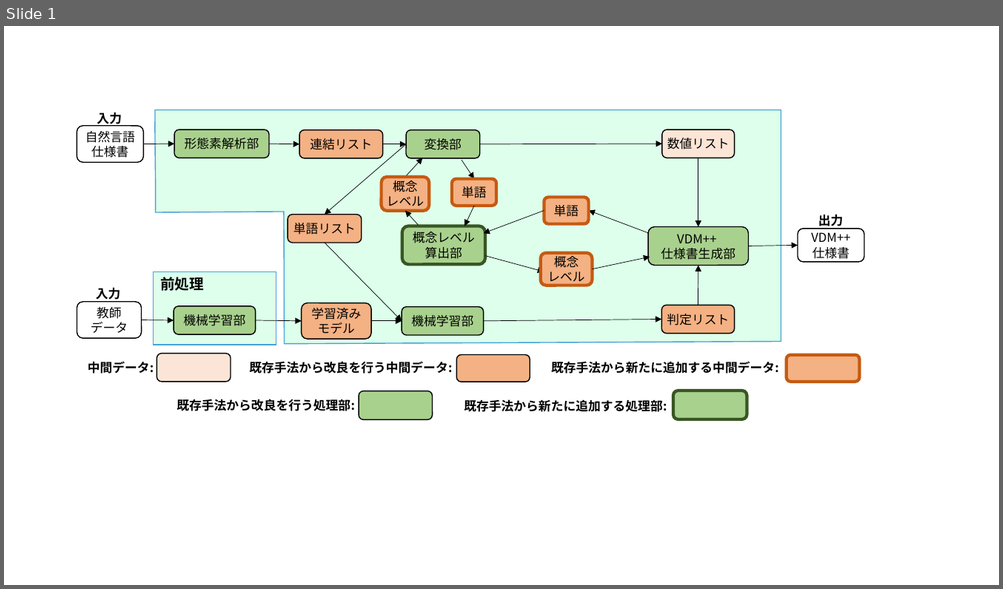
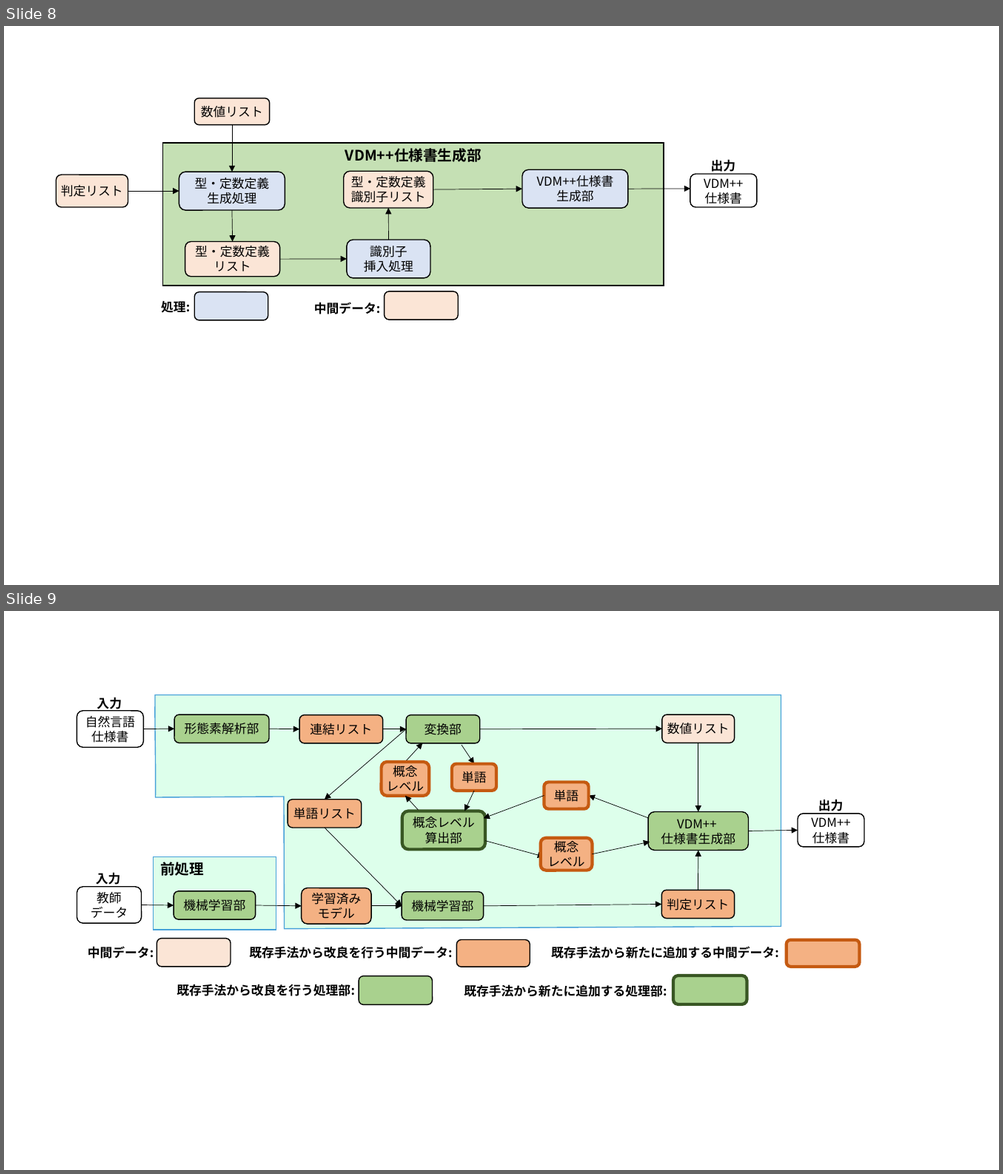
Before and after one commit to sugaken0528/masterPaper, a slide deck: image/sozai.pptx. Shown one above the other, each under a label of ours: slide 1 before the commit, slides 8 and 9 after it. The pictures are 1003x589 and 1003x1174 pixels, drawn with LibreOffice and Linux fonts; fonts in the diff are those of the drawing. Boxes give left, top, right and bottom in pixels: in the first picture for what was removed or moved away, otherwise in the second. Text is boxed around its words. In the diff, an @@ line names an element or a change of style, - is before the commit and + after.

```diff
--- a/image/sozai.pptx
+++ b/image/sozai.pptx
@@ slide 8 added at (x1=4, y1=26, x2=999, y2=585), background #FFFFFF @@
@@ rounded rectangle added at (x1=194, y1=99, x2=270, y2=125), fill #FBE5D6, outline #000000 1 pt, 12 pt, text #000000 @@
+数値リスト
@@ arrow added from (233, 125) to (233, 173), #000000 0.5 pt @@
@@ rectangle added at (x1=163, y1=143, x2=663, y2=286), fill #C5E0B4, outline #000000 1 pt, 14 pt, text #000000, bold @@
+VDM++仕様書生成部
@@ rounded rectangle added at (x1=57, y1=175, x2=128, y2=208), fill #FBE5D6, outline #000000 1 pt, 12 pt, text #000000 @@
+判定リスト
@@ rounded rectangle added at (x1=179, y1=173, x2=285, y2=211), fill #DAE3F3, outline #000000 1 pt, 12 pt, text #000000 @@
+型・定数定義
+生成処理
@@ rounded rectangle added at (x1=344, y1=172, x2=433, y2=208), fill #FBE5D6, outline #000000 1 pt, 12 pt, text #000000 @@
+型・定数定義
+識別子リスト
@@ rounded rectangle added at (x1=523, y1=170, x2=629, y2=209), fill #DAE3F3, outline #000000 1 pt, 12 pt, text #000000 @@
+VDM++仕様書
+生成部
@@ rounded rectangle added at (x1=691, y1=174, x2=757, y2=207), outline #000000 1 pt, 12 pt, text #000000 @@
+VDM++
+仕様書
@@ text added at (x1=711, y1=159, x2=736, y2=174), 12 pt, text #000000, bold @@
+出力
@@ arrow added from (128, 191) to (179, 191), #000000 0.5 pt @@
@@ arrow added from (433, 190) to (523, 189), #000000 0.5 pt @@
@@ arrow added from (628, 189) to (691, 189), #000000 0.5 pt @@
@@ arrow added from (233, 210) to (233, 241), #000000 0.5 pt @@
@@ arrow added from (388, 240) to (388, 208), #000000 0.5 pt @@
@@ rounded rectangle added at (x1=185, y1=241, x2=280, y2=277), fill #FBE5D6, outline #000000 1 pt, 12 pt, text #000000 @@
+型・定数定義
+リスト
@@ rounded rectangle added at (x1=347, y1=240, x2=430, y2=279), fill #DAE3F3, outline #000000 1 pt, 12 pt, text #000000 @@
+識別子
+挿入処理
@@ arrow added from (280, 260) to (347, 259), #000000 0.5 pt @@
@@ rounded rectangle added at (x1=384, y1=292, x2=458, y2=320), fill #FBE5D6, outline #000000 1 pt @@
@@ text added at (x1=161, y1=301, x2=190, y2=313), 12 pt, text #000000, bold @@
+処理:
@@ rounded rectangle added at (x1=194, y1=292, x2=268, y2=321), fill #DAE3F3, outline #000000 1 pt @@
@@ text added at (x1=314, y1=302, x2=380, y2=315), 12 pt, text #000000, bold @@
+中間データ:
@@ what was slide 1 is now slide 9 @@
```
Also in this commit, not shown: 7 other slides added, 15 other files.
